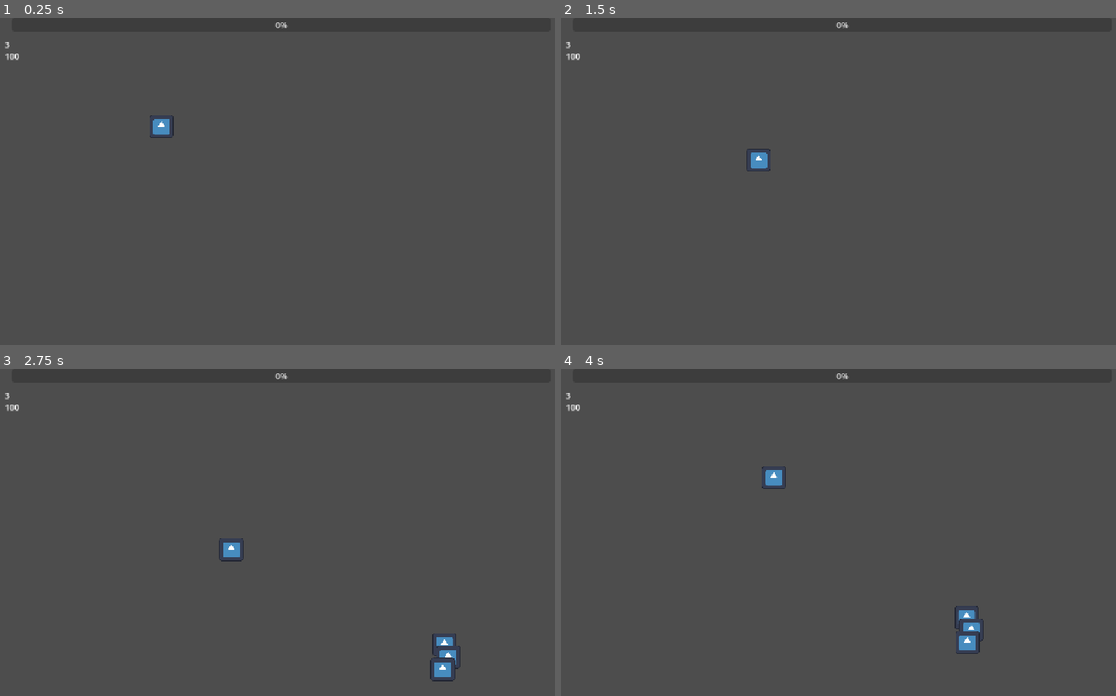
Above: before the commit, frames 1-4 (two rows, left to right).
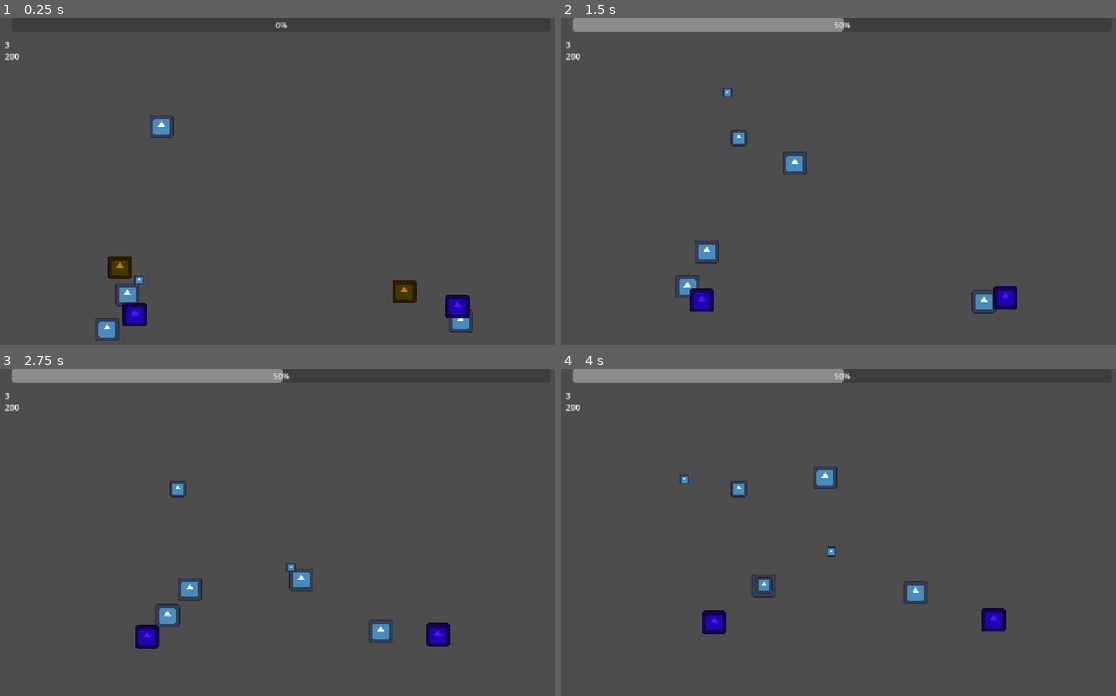
Above: after the commit, the same moments.

Repository: Yu-xo/GMTK2026
Game: Godot game, scene res://Scenes/Main/TestMap.tscn
Same seed, same stepped clock (60 frames per second), same inputs: the game is played once before the commit and once after it. This scene is started directly instead of the project's main scene. The engine's default icon, where the game draws it, is replaced by a stand-in: a white triangle on a blue panel in a dark square.
Inputs (mouse positions are in pixels of both pictures, inside the frame that each line leads up to):
- Up to frame 1 (0.25 s): no input
- Up to frame 2 (1.5 s): move the mouse to (971, 165) at 0.52 s; press the mouse at (971, 165) at 0.53 s; hold D (right) 0.53-1.28 s; move the mouse to (727, 197) at 1.27 s; release the mouse at (727, 197) at 1.28 s; hold S (down) from 1.28 s (still down); tap Shift (dash) at 1.35 s
- Up to frame 3 (2.75 s): move the mouse to (344, 460) at 2.02 s; release S (down) at 2.03 s; press the mouse at (344, 460) at 2.03 s; hold D (right) from 2.03 s (still down)
- Up to frame 4 (4 s): move the mouse to (816, 597) at 2.77 s; release D (right) at 2.78 s; release the mouse at (816, 597) at 2.78 s; hold W (up) 2.78-3.53 s; tap Shift (dash) at 2.85 s; move the mouse to (1021, 581) at 3.52 s; press the mouse at (1021, 581) at 3.53 s; hold A (left) from 3.53 s (still down)

The runs differ from the first frame. In frame 1, 1.7% of the frame differs, in the area x 0-86%, y 10-99%; in frame 2, 3.7%; in frame 3, 4.0%, in the area x 0-83%, y 0-96%; in frame 4, 3.9%.

Commit message:
Added tank rush behaviour and reworded spawner

Diff:
--- a/Resources/enemy_res.gd
+++ b/Resources/enemy_res.gd
@@ -2,15 +2,23 @@
 class_name EnemyResource
 
 enum EnemyType {MELEE, RANGE, TANK}
-enum EnemyState {IDLE, CHASE, ATTACK,REPOSITION}
+enum EnemyState {IDLE, CHASE, ATTACK, REPOSITION}
 
 @export var enemy_type: EnemyType = EnemyType.MELEE
 @export var enemy_state: EnemyState = EnemyState.CHASE
 @export var hp: int = 3
 @export var movespeed: int = 50
+@export var push_resistance: int = 50
 
 @export var chase_range: int = 500
 @export var reposition_time: float = 3.0
 @export var shot_cooldown: float = 3.0
-@export var can_shoot: bool = true
+var can_shoot: bool = true
 var reposition_target: Vector2
+
+
+@export var rush_speed: int = 500
+@export var rush_cooldown: float = 5.0
+@export var rush_range: int = 5
+var rush_position: Vector2
+var can_rush: bool = true
--- a/Scenes/Characters/Enemies/EnemyTank.tscn
+++ b/Scenes/Characters/Enemies/EnemyTank.tscn
@@ -8,6 +8,8 @@
 resource_local_to_scene = true
 script = ExtResource("2_21s23")
 enemy_type = 2
+chase_range = 1000
+reposition_time = 5.0
 metadata/_custom_type_script = "uid://co1jxn5afii0q"
 
 [sub_resource type="RectangleShape2D" id="RectangleShape2D_mchqt"]
@@ -26,3 +28,12 @@
 shape = SubResource("RectangleShape2D_mchqt")
 
 [node name="AnimationPlayer" type="AnimationPlayer" parent="." unique_id=1880084123]
+
+[node name="RushCooldownTimer" type="Timer" parent="." unique_id=2118982853]
+one_shot = true
+
+[node name="RepositionTimer" type="Timer" parent="." unique_id=1119887821]
+one_shot = true
+
+[connection signal="timeout" from="RushCooldownTimer" to="." method="_on_rush_cooldown_timer_timeout"]
+[connection signal="timeout" from="RepositionTimer" to="." method="_on_reposition_timer_timeout"]
--- a/Scenes/EnemySpawner/EnemySpawner.tscn
+++ b/Scenes/EnemySpawner/EnemySpawner.tscn
@@ -2,7 +2,7 @@
 
 [ext_resource type="Script" uid="uid://pqkv2rfou0fp" path="res://Scripts/enemy_spawner.gd" id="1_dnts2"]
 
-[node name="EnemySpawner" type="Node2D" unique_id=1827537512]
+[node name="EnemySpawner" type="Node2D" unique_id=1827537512 groups=["enemy_spawner"]]
 script = ExtResource("1_dnts2")
 
 [node name="WaitSpawnTimer" type="Timer" parent="." unique_id=2057680272]
--- a/Scenes/Main/TestMap.tscn
+++ b/Scenes/Main/TestMap.tscn
@@ -11,6 +11,9 @@
 
 [node name="EnemySpawner" parent="." unique_id=1827537512 instance=ExtResource("2_wgpax")]
 position = Vector2(588, 40)
+melee_wave = Array[int]([3, 2, 3])
+range_wave = Array[int]([2, 2, 2])
+tank_wave = Array[int]([2, 0, 3])
 
 [node name="Marker2D" parent="." unique_id=243309589 instance=ExtResource("3_8l0as")]
 position = Vector2(210, 560)
--- a/Scripts/Autoloads/UpgardeEffects.gd
+++ b/Scripts/Autoloads/UpgardeEffects.gd
@@ -2,7 +2,7 @@
 class_name UpgardeEffect
 
 var max_hp: int = 3
-var max_speed: int = 100
+var max_speed: int = 200
 
 var dash_cooldown: float = 0.6
 var dash_distance: float = 0.18
--- a/Scripts/enemy.gd
+++ b/Scripts/enemy.gd
@@ -5,6 +5,7 @@
 @export var OrbNode  = preload("res://Scenes/Obejcts/Orbs.tscn")
 @export var enemy_res: EnemyResource
 @onready var player:CharacterBody2D = get_tree().get_first_node_in_group("player")
+@onready var enemy_spawner: Node2D = get_tree().get_first_node_in_group("enemy_spawner")
 @export var projectile_scene: PackedScene
 
 var move_direction: Vector2
@@ -16,6 +17,11 @@
 	match enemy_res.enemy_type:
 		enemy_res.EnemyType.RANGE:
 			$ShotCooldownTimer.wait_time = enemy_res.shot_cooldown
+			$RepositionTimer.wait_time = enemy_res.reposition_time
+
+	match enemy_res.enemy_type:
+		enemy_res.EnemyType.TANK:
+			$RushCooldownTimer.wait_time = enemy_res.rush_cooldown
 			$RepositionTimer.wait_time = enemy_res.reposition_time
 
 
@@ -43,7 +49,10 @@
 	if enemy_res.hp <= 0:
 		enemy_died.emit()
 		_spawn_orb()
+		if enemy_spawner.has_method("_enemy_killed") :
+			enemy_spawner._enemy_killed(self)
 		queue_free()
+
 
 func _ai() -> void:
 	match enemy_res.enemy_type:
@@ -51,7 +60,6 @@
 			_ai_melee()
 
 		enemy_res.EnemyType.RANGE:
-			#print(enemy_res.enemy_state)
 			_ai_range()
 
 		enemy_res.EnemyType.TANK:
@@ -114,11 +122,36 @@
 		enemy_res.EnemyState.IDLE:
 			velocity = Vector2.ZERO
 
+		enemy_res.EnemyState.CHASE:
+			if (player.position - position).length() > enemy_res.chase_range * randf_range(0.75, 1.0):
+				move_direction = (player.position - position).normalized()
+				velocity = (move_direction * enemy_res.movespeed) + push_velocity
 
-		enemy_res.EnemyState.CHASE:
-			move_direction = (player.position - position).normalized()
+			else:
+				enemy_res.rush_position = player.position + ((player.position - position).normalized() * 50)
+				enemy_res.enemy_state = enemy_res.EnemyState.ATTACK
+
+		enemy_res.EnemyState.ATTACK:
+			if enemy_res.can_rush:
+				if (enemy_res.rush_position - position).length() > enemy_res.rush_range * randf_range(0.75, 1.0):
+					move_direction = (enemy_res.rush_position - position).normalized()
+					velocity = (move_direction * enemy_res.rush_speed)
+
+				else:
+					enemy_res.can_rush = false
+					enemy_res.enemy_state = enemy_res.EnemyState.REPOSITION
+					$RushCooldownTimer.start()
+					$RepositionTimer.start()
+					enemy_res.reposition_target = position + Vector2(1 * randf_range(-500, 500), 1 * randf_range(-500, 500))
+			else:
+				enemy_res.enemy_state = enemy_res.EnemyState.REPOSITION
+				if $RepositionTimer.is_stopped():
+					$RepositionTimer.start()
+					enemy_res.reposition_target = position + Vector2(1 * randf_range(-50, 50), 1 * randf_range(-50, 50))
+
+		enemy_res.EnemyState.REPOSITION:
+			move_direction = (enemy_res.reposition_target - position).normalized()
 			velocity = (move_direction * enemy_res.movespeed) + push_velocity
-
 
 
 
@@ -129,3 +162,7 @@
 
 func _on_reposition_timer_timeout() -> void:
 	enemy_res.enemy_state = enemy_res.EnemyState.CHASE
+
+
+func _on_rush_cooldown_timer_timeout() -> void:
+	enemy_res.can_rush = true
--- a/Scripts/enemy_spawner.gd
+++ b/Scripts/enemy_spawner.gd
@@ -8,181 +8,102 @@
 enum SpawnPattern {ASCENDING, MIX, BOTH}
 
 
-#@export var max_enemies: int = 50
-#@export var enemy_type_ratio: Array[int]
-
-
 @export var melee_wave: Array[int] = [3, 2, 2]
 @export var range_wave: Array[int] = [0, 1, 2]
 @export var tank_wave: Array[int] = [0, 0, 2]
-#@export var round_time: float = 60.0
+
 @export var spawn_time: Array[float] = [2.0, 6.0, 10.0]
-
-#@export var spawn_interval_ratio: Array[int]
-
 
 @onready var player:CharacterBody2D = get_tree().get_first_node_in_group("player")
 
 var spawn_markers: Array[Node] = []
-#var spawn_pool: Array[int] = []
-#var recalc_spawn: Array[int] = []
-#var spawn_timers: Array[Timer] = []
-#var spawn_batch_num: Array[int] = []
-#var spawn_batch_count: int = 0
-#var spawn_wait_time: float
-
+var spawned_enemies: Array[CharacterBody2D]
+var round_num: int = 0
 
 func _ready() -> void:
 	_register_spawn_markers()
-	_setup_timers()
-	#_perform_check()
-
-	#if enemy_type_ratio.size() > 3:
-		#enemy_type_ratio.resize(3)
-
-	#_calc_spawn_pool()
-	#_calc_spawn_batch()
-
-	# start spawning 3.0s after round start, then after every allowed_spawn_time, final spawn at the mid point of round
-	#var allowed_spawn_time: float = (round_time / 2) - 3.0
-	## number of spawn batches = length of spawn_internal_ratio - 1 (-1 because first spawn is at 3.0s)
-	#if spawn_interval_ratio.size() > 1:
-		#spawn_wait_time = allowed_spawn_time / (spawn_interval_ratio.size() - 1)
-		#$SpawnTimer.wait_time = spawn_wait_time
-	#$WaitSpawnTimer.start()
-
-
-func _perform_check() -> void:
-	var melee_batches: int = melee_wave.size()
-	var range_batches: int = range_wave.size()
-	var tank_batches: int = tank_wave.size()
-	var time_batches: int = spawn_time.size()
-	var array_comparison: Array[int] = [melee_batches, range_batches, tank_batches, time_batches]
-	var shortest_int: int = 0
-
-	if spawn_time.size() >= 1:
-		melee_wave.resize(time_batches)
-		range_wave.resize(time_batches)
-		tank_wave.resize(time_batches)
-
-	else:
-		print("There must be at least one spawn time")
-
-
-
-
-#func _calc_spawn_pool() -> void:
-	#var total_ratio: float
-	#var remainder: int
-	#var sum_enemies: int
-	#for ratio in enemy_type_ratio:
-		#total_ratio += ratio
-	#
-	#for ratio in enemy_type_ratio:
-		#var num_enemies: int = floori(ratio / total_ratio * max_enemies)
-		#spawn_pool.append(num_enemies)
-		#sum_enemies += num_enemies
-	#
-	#remainder = max_enemies - sum_enemies
-	#spawn_pool[0] += remainder
-
-
-#func _calc_spawn_batch() -> void:
-	#var total_ratio: float
-	#var remainder: int
-	#var sum_enemies: int
-	#for ratio in spawn_interval_ratio:
-		#total_ratio += ratio
-	#
-	#for ratio in spawn_interval_ratio:
-		#var num_enemies: int = floori(ratio / total_ratio * max_enemies)
-		#spawn_batch_num.append(num_enemies)
-		#sum_enemies += num_enemies
-	#
-	#remainder = max_enemies - sum_enemies
-	#spawn_batch_num[spawn_batch_num.size()-1] += remainder
-
+	#_setup_timers()
+	_start_next_round(round_num)
 
 
 func _register_spawn_markers() -> void:
 	spawn_markers = get_tree().get_nodes_in_group("spawn_marker")
 
 
-func _setup_timers() -> void:
-	for i in range(spawn_time.size()):
-		var timer: Timer = Timer.new()
-		add_child(timer)
-		timer.one_shot = true
-		timer.start(spawn_time[i])
-		timer.timeout.connect(_spawn_enemy.bind(melee_wave[i], range_wave[i], tank_wave[i]))
+#func _setup_timers() -> void:
+	#for i in range(spawn_time.size()):
+		#var timer: Timer = Timer.new()
+		#add_child(timer)
+		#timer.one_shot = true
+		#timer.start(spawn_time[i])
+		#timer.timeout.connect(_spawn_enemy.bind(melee_wave[i], range_wave[i], tank_wave[i]))
 
 
-func _spawn_enemy(melee_num: int, range_num: int, tank_num: int) -> void:
-	var furtherst_marker_position: Vector2
-	var furtherst_marker_distance: float = 0
-	for marker: Marker2D in spawn_markers:                 # finding the further spawn point
-		var distance: float = (player.position - marker.position).length()
+func _spawn_enemy(round_param: int) -> void:
+	for i in range(melee_wave[round_param]):
+		var enemy: CharacterBody2D = enemy_scene[0].instantiate()
+		spawned_enemies.append(enemy)
+		enemy.position = _spawn_position()
+		get_parent().add_child.call_deferred(enemy)   # Might need to change get_tree() later
 
-		if distance > furtherst_marker_distance:
-			furtherst_marker_distance = distance
-			furtherst_marker_position = marker.position
+	for i in range(range_wave[round_param]):
+		var enemy: CharacterBody2D = enemy_scene[1].instantiate()
+		spawned_enemies.append(enemy)
+		enemy.position = _spawn_position()
+		get_parent().add_child.call_deferred(enemy)   # Might need to change get_tree() later
 
-	for i in range(melee_num):
-		var enemy: CharacterBody2D = enemy_scene[0].instantiate()
-		enemy.position = furtherst_marker_position + Vector2(randi_range(0, 75), randi_range(0, 75))
-		get_parent().add_child(enemy)   # Might need to change get_tree() later
-
-	for i in range(range_num):
-		var enemy: CharacterBody2D = enemy_scene[1].instantiate()
-		enemy.position = furtherst_marker_position + Vector2(randi_range(0, 75), randi_range(0, 75))
-		get_parent().add_child(enemy)   # Might need to change get_tree() later
-
-	for i in range(tank_num):
+	for i in range(tank_wave[round_param]):
 		var enemy: CharacterBody2D = enemy_scene[2].instantiate()
-		enemy.position = furtherst_marker_position + Vector2(randi_range(0, 75), randi_range(0, 75))
-		get_parent().add_child(enemy)   # Might need to change get_tree() later
+		spawned_enemies.append(enemy)
+		enemy.position = _spawn_position()
+		get_parent().add_child.call_deferred(enemy)   # Might need to change get_tree() later
 
 
-func _spawn_pattern(marker_pos: Vector2) -> void:
-	pass
-	#match spawn_pattern:
-		#SpawnPattern.ASCENDING:
-			#if spawn_batch_count == 0:
-				#for i in range(1, spawn_batch_num[spawn_batch_count] + 1, 1):
-					#var j: int = 0
-					#if spawn_pool[j] > 0:
-						#var enemy: CharacterBody2D = enemy_scene[j].instantiate()
-						#enemy.position = marker_pos + Vector2(randi_range(0, 75), randi_range(0, 75))
-						#get_parent().add_child(enemy)   # Might need to change get_tree() later
-						#spawn_pool[j] -= 1
-						#
-			#else:
-				#for i in range(1, spawn_batch_num[spawn_batch_count] + 1, 1):
-					#var j: int = 0
-					#if spawn_pool[j] > 0:
-						#_instantiate_enemy(j, marker_pos)
-					#else:
-						#j += 1
-						#_instantiate_enemy(j, marker_pos)
+func _enemy_killed(enemy:CharacterBody2D) -> void:
+	spawned_enemies.erase(enemy)
+	if spawned_enemies.is_empty():
+		round_num += 1
+		# end round and bring up upgrade ui
 
 
+func _start_next_round(round_param: int) -> void:
+	_spawn_enemy(round_param)
 
-#func _instantiate_enemy(pool_category: int, marker_pos: Vector2) -> void:
-	#var enemy: CharacterBody2D = enemy_scene[pool_category].instantiate()
-	#enemy.position = marker_pos + Vector2(randi_range(0, 75), randi_range(0, 75))
-	#get_parent().add_child(enemy)   # Might need to change get_tree() later
-	#spawn_pool[pool_category] -= 1
-#
-#
-#
-##func _on_wait_spawn_timer_timeout() -> void:
-	##_spawn_enemy()
-	##spawn_batch_count += 1
-	##if spawn_batch_count < spawn_interval_ratio.size():
-		##$SpawnTimer.start()
-#
-#
-##func _on_spawn_timer_timeout() -> void:
-	##if spawn_batch_count < spawn_interval_ratio.size():
-		##_spawn_enemy()
-		##spawn_batch_count += 1
+
+func _spawn_position() -> Vector2:
+	var spawn_pos: Vector2
+	var selected_marker: Node2D = spawn_markers.pick_random()
+	while (player.position - selected_marker.position).length() < 300:
+		selected_marker = spawn_markers.pick_random()
+
+	spawn_pos = selected_marker.position + Vector2(randi_range(0, 75), randi_range(0, 75))
+	return spawn_pos
+
+
+#func _spawn_enemy(melee_num: int, range_num: int, tank_num: int) -> void:
+	#var furtherst_marker_position: Vector2
+	#var furtherst_marker_distance: float = 0
+	#for marker: Marker2D in spawn_markers:                 # finding the further spawn point
+		#var distance: float = (player.position - marker.position).length()
+		#
+		#if distance > furtherst_marker_distance:
+			#furtherst_marker_distance = distance
+			#furtherst_marker_position = marker.position
+			#
+	#for i in range(melee_num):
+		#var enemy: CharacterBody2D = enemy_scene[0].instantiate()
+		#spawned_enemies.append(enemy)
+		#enemy.position = furtherst_marker_position + Vector2(randi_range(0, 75), randi_range(0, 75))
+		#get_parent().add_child(enemy)   # Might need to change get_tree() later
+	#
+	#for i in range(range_num):
+		#var enemy: CharacterBody2D = enemy_scene[1].instantiate()
+		#spawned_enemies.append(enemy)
+		#enemy.position = furtherst_marker_position + Vector2(randi_range(0, 75), randi_range(0, 75))
+		#get_parent().add_child(enemy)   # Might need to change get_tree() later
+	#
+	#for i in range(tank_num):
+		#var enemy: CharacterBody2D = enemy_scene[2].instantiate()
+		#spawned_enemies.append(enemy)
+		#enemy.position = furtherst_marker_position + Vector2(randi_range(0, 75), randi_range(0, 75))
+		#get_parent().add_child(enemy)   # Might need to change get_tree() later
--- a/project.godot
+++ b/project.godot
@@ -30,6 +30,7 @@
 spawn_marker=""
 ui=""
 orbs=""
+enemy_spawner=""
 
 [input]
 
